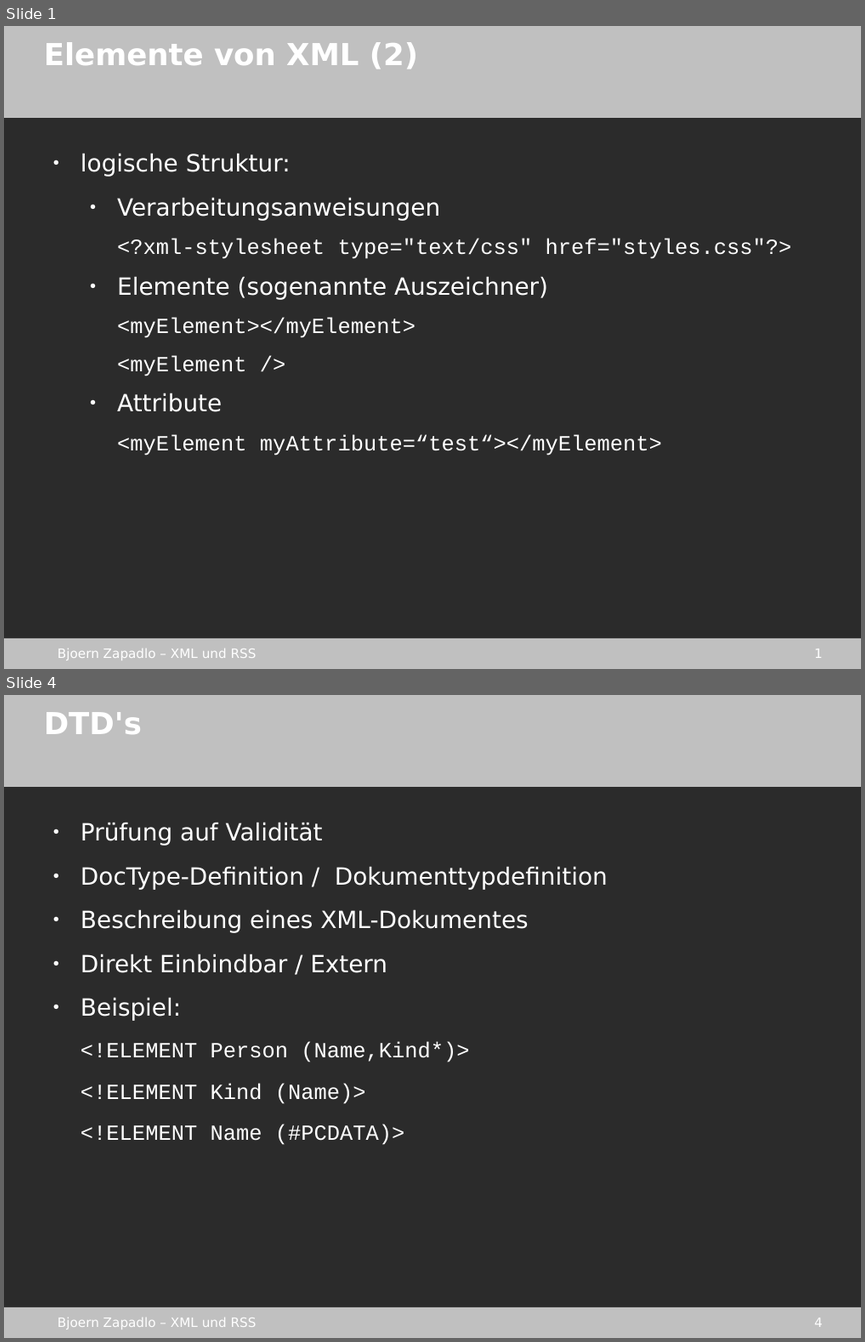
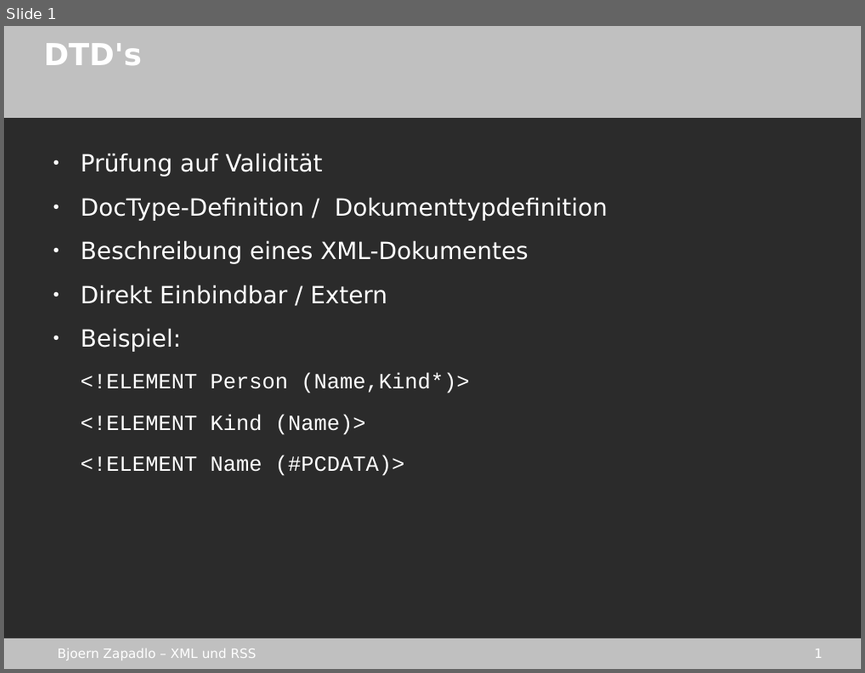
Before and after one commit to gmb2012/sae-xml_rss, a slide deck: stuff/xml_rss.odp. Shown one above the other, each under a label of ours: slides 1 and 4 before the commit, slide 1 after it; the slides between them are not shown. The pictures are 865x1342 and 865x673 pixels, drawn with LibreOffice and Linux fonts; fonts in the diff are those of the drawing; background and template pictures are left out; a plain dark background stands for a picture behind light text. Boxes give left, top, right and bottom in pixels: in the first picture for what was removed or moved away, otherwise in the second. Text is boxed around its words. In the diff, an @@ line names an element or a change of style, - is before the commit and + after.

```diff
--- a/stuff/xml_rss.odp
+++ b/stuff/xml_rss.odp
@@ slide 1 removed at [4, 26, 861, 669], background picture (left out); not listed: 4 template elements that a slide beside it also shows @@
@@ title removed at [44, 42, 418, 69] @@
-Elemente von XML (2)
@@ text removed at [80, 153, 792, 455] @@
-● logische Struktur:
-  ● Verarbeitungsanweisungen
-  <?xml-stylesheet type="text/css" href="styles.css"?>
-  ● Elemente (sogenannte Auszeichner)
-  <myElement></myElement>
-  <myElement />
-  ● Attribute
-  <myElement myAttribute=“test“></myElement>
@@ what was slide 4 is now slide 1 @@
@@ page number at [814, 648, 823, 658]: text changed @@
-4
+1
```
Also in this commit, not shown: 13 other slides removed, 14 other files.
